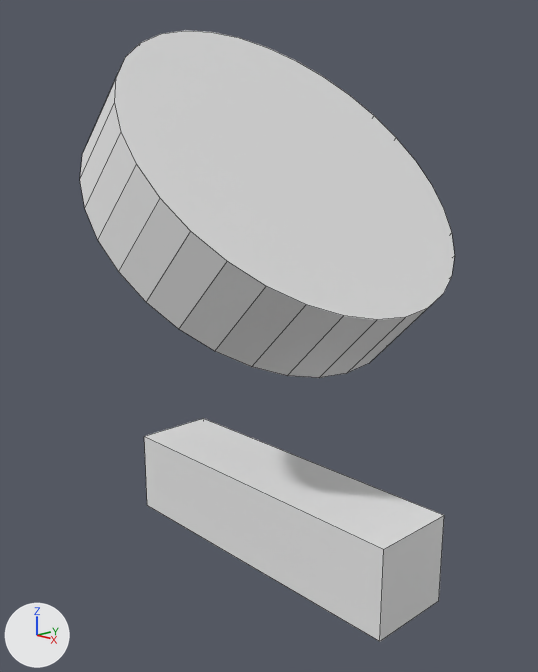
An edit to the Blender file untitled.blend, drawn before and after from the same camera.
One viewpoint serves both versions: a 50 mm camera at (5.91, -5.67, 4.15) aimed at (0.0, -0.11, 2.16). The lights are fixed; the arrows at lower left show +X, +Y and +Z. Mesh edges are drawn as thin lines.
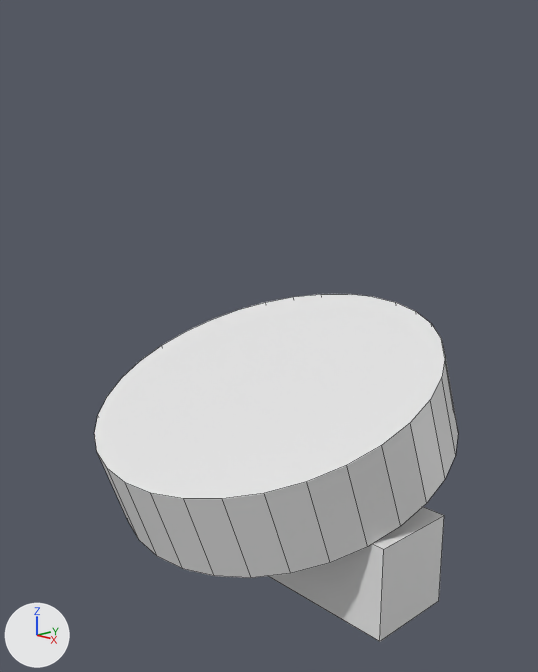
Location of each change, (x1, y1, x2, y2) in pixels of the pictures (538 x 672 px):
'Cylinder', moved, turned: before (80, 30, 455, 378); after (94, 294, 458, 578)
'Cube', unchanged, covered by the edit: before (144, 418, 444, 641); after (269, 507, 444, 641)

The change, as a list of edits to the scene's bpy script:
```text
Change ob_cylinder:
    ob_cylinder.location: (0.0, 0.0, 3.7) -> (0.0, 0.0, 1.21)
    ob_cylinder.rotation_euler: (0.0, 0.785, 0.0) -> (0.349, 0.0, 0.0)  # degrees (0, 45, 0) -> degrees (20, 0, 0)
```
